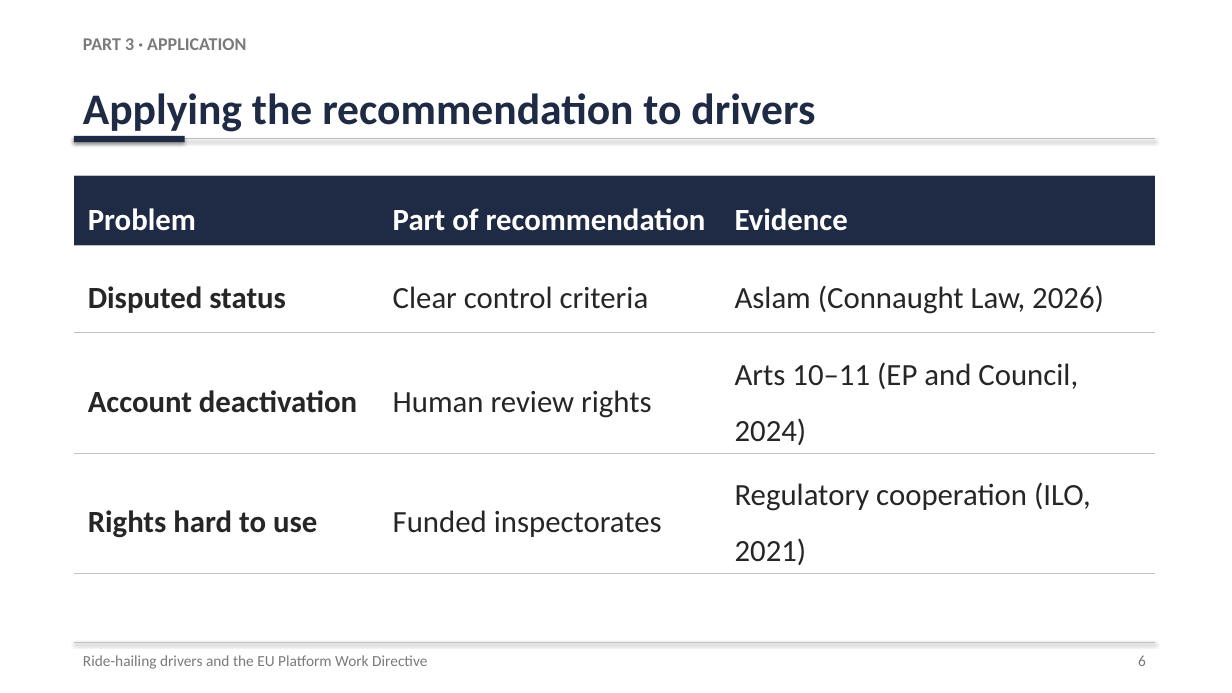
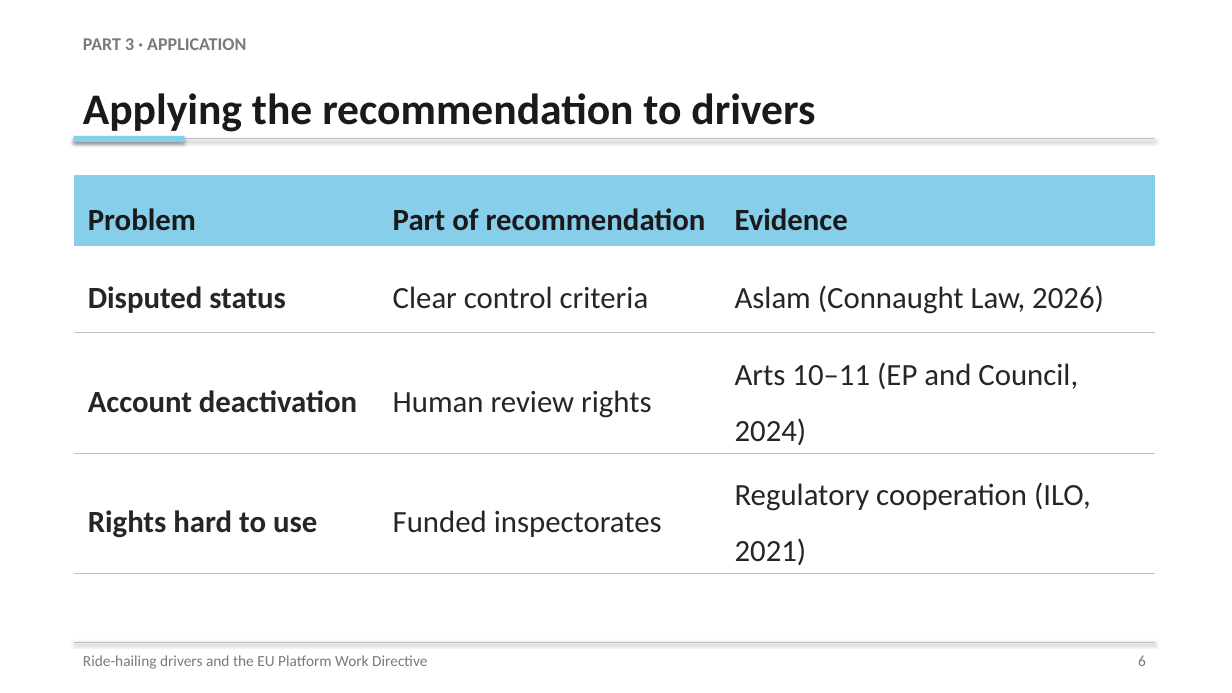
Before and after one commit to karanrg22-svg/skill, a slide deck: slide 6 of Ride-Hailing_Presentation.pptx. Drawn at 1232x693 pixels with LibreOffice and Linux fonts; fonts in the diff are those of the drawing. Boxes give left, top, right and bottom in pixels: in the first picture for what was removed or moved away, otherwise in the second. Text is boxed around its words. In the diff, an @@ line names an element or a change of style, - is before the commit and + after.

```diff
--- a/Ride-Hailing_Presentation.pptx
+++ b/Ride-Hailing_Presentation.pptx
@@ text "Applying the recommendation to drivers" at <box>83,93,815,132</box>: text colour #1F2A44 to #1A1A1A @@
@@ rectangle at <box>74,136,185,142</box>: fill #1F2A44 to #87CEEB @@
@@ table at <box>74,176,1155,569</box> @@
@@ fill #1F2A44 to #87CEEB in row 1 @@
@@ text colour #FFFFFF to #1A1A1A in "Problem", "Part of recommendation", "Evidence" @@
```
Also in this commit, not shown: 10 other slides changed.
